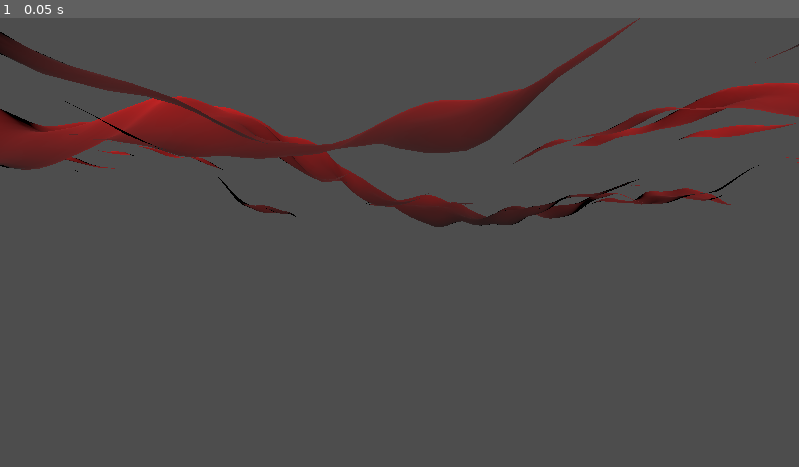
Above: before the commit, frame 1.
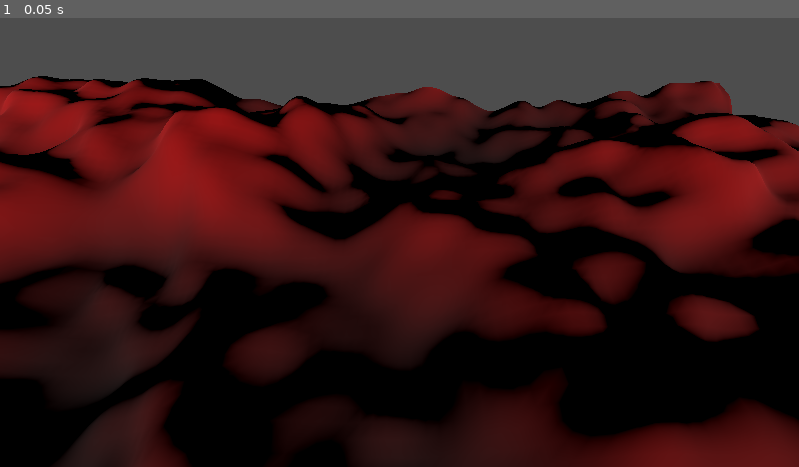
Above: after the commit, the same moment.

Repository: faneeshh/COMP-360---Assignment-1
Game: Godot game, scene res://main.tscn
Same seed, same stepped clock (60 frames per second), same inputs: the game is played once before the commit and once after it.
Inputs:
- Up to frame 1 (0.05 s): no input

The runs differ from the first frame. In frame 1, 81% of the frame differs, in the area x 0-100%, y 0-100%.

Commit message:
Fixed Camera Angle since it was too low and made it point at the origin

Diff:
--- a/main.tscn
+++ b/main.tscn
@@ -6,5 +6,6 @@
 script = ExtResource("1_ig7tw")
 
 [node name="Camera3D" type="Camera3D" parent="."]
+transform = Transform3D(1, 0, 0, 0, 0.70710677, 0.70710677, 0, -0.70710677, 0.70710677, 0, 15, 0)
 
 [node name="DirectionalLight3D" type="DirectionalLight3D" parent="."]
